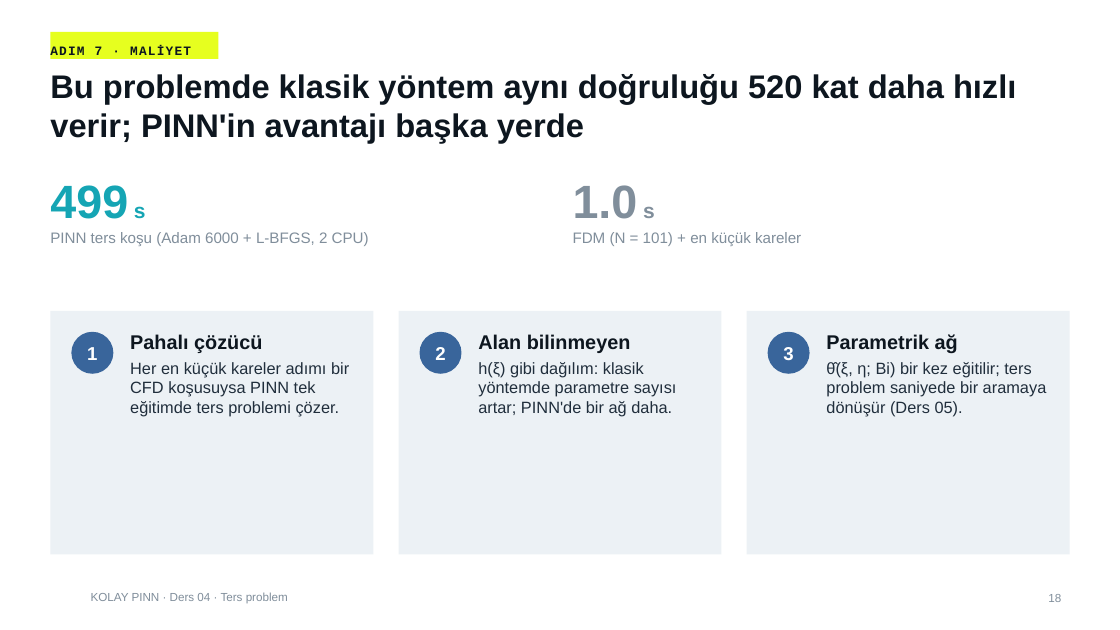
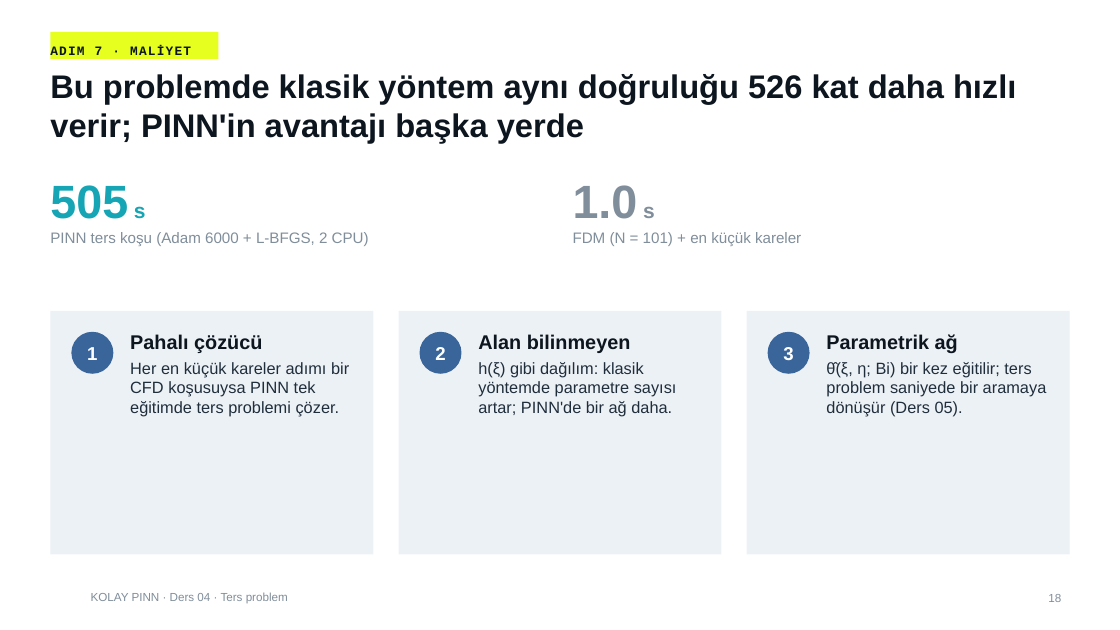
Before and after one commit to mikbalarikan/Kolay-pinn, a slide deck: slide 18 of cases/01-2d-heat-conduction/lecture/ders04/ders04_ters_problem.pptx. Drawn at 1120x630 pixels with LibreOffice and Linux fonts; fonts in the diff are those of the drawing; background and template pictures are left out. Boxes give left, top, right and bottom in pixels: in the first picture for what was removed or moved away, otherwise in the second. Text is boxed around its words. In the diff, an @@ line names an element or a change of style, - is before the commit and + after.

```diff
--- a/cases/01-2d-heat-conduction/lecture/ders04/ders04_ters_problem.pptx
+++ b/cases/01-2d-heat-conduction/lecture/ders04/ders04_ters_problem.pptx
@@ title at bbox=[50, 74, 1016, 143]: text changed @@
-Bu problemde klasik yöntem aynı doğruluğu 520 kat daha hızlı verir; PINN'in avantajı başka yerde
+Bu problemde klasik yöntem aynı doğruluğu 526 kat daha hızlı verir; PINN'in avantajı başka yerde
@@ text at bbox=[50, 185, 146, 219]: text changed @@
-499 s
+505 s
```
Also in this commit, not shown: 4 other slides changed, 58 other files.
